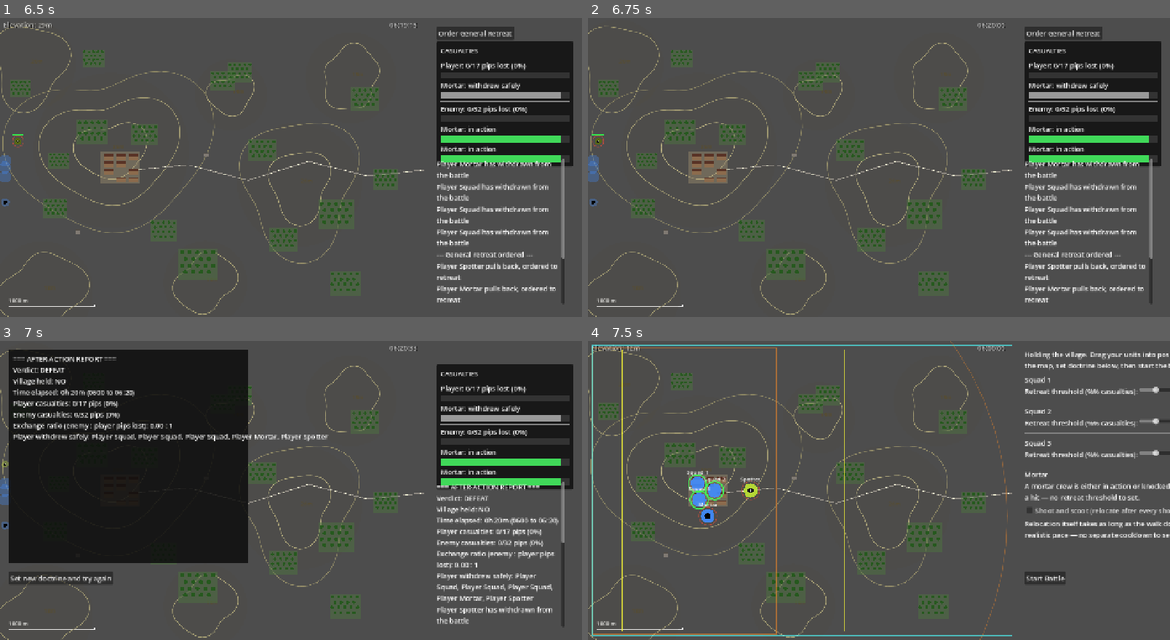
Above: before the commit, frames 1-4 (two rows, left to right).
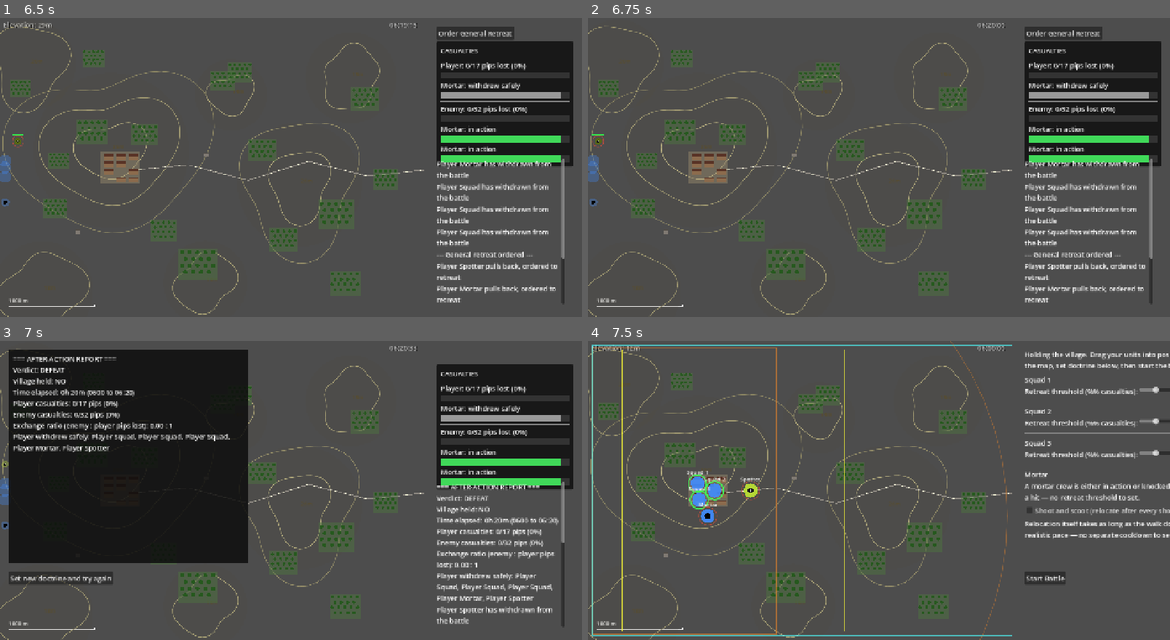
Above: after the commit, the same moments.

Repository: verybadcat/Drones
Game: Godot game, scene res://scenes/Main.tscn
Two runs of this game, one before a commit and one after it. Both use one fixed random seed, a clock stepped at 60 frames per second and the inputs below.
Inputs (mouse positions are in pixels of both pictures, inside the frame that each line leads up to):
- Up to frame 1 (6.5 s): click "Start Battle" at 0.5 s; click "Order General Retreat" at 1.25 s; click "Order General Retreat" at 2 s; click "Order General Retreat" at 2.75 s; move the mouse to (419, 152) at 3.52 s; click (419, 152) at 3.67 s; drag from (174, 182) to (261, 227) at 4.27 s; move the mouse to (349, 101) at 5.02 s; click (349, 101) at 5.17 s; drag from (261, 227) to (116, 122) at 5.77 s
- Up to frame 2 (6.75 s): move the mouse to (1053, 212) at 6.52 s; click (1053, 212) at 6.67 s
- Up to frame 3 (7 s): no input
- Up to frame 4 (7.5 s): click "Set new doctrine and try again" at 7.25 s

Frames 1-2 are identical in both runs. In frame 3, 0.4% of the frame differs, in the area x 2-57%, y 31-38%; in frame 4, nothing differs.

Commit message:
Fix the AAR report text overflowing its background panel
The report Label was a direct child of the ColorRect background — a
bare Control, not a Container — so it never actually respected a width
smaller than its own natural (unwrapped) content size; autowrap_mode
never got a chance to apply because the label kept re-expanding past
its intended 540px box on a long casualty list.

Wrapped it in a ScrollContainer (horizontal scrolling disabled),
matching the pattern combat_log.gd already uses: a real Container
forces the child's width from the outside, so the label now genuinely
wraps and stays inside its panel, with vertical scrolling as a
safety net if a report ever runs long.

Co-Authored-By: Claude Sonnet 5 <noreply@anthropic.com>

Diff:
--- a/scripts/main.gd
+++ b/scripts/main.gd
@@ -172,13 +172,26 @@
 	report_background.size = Vector2(560, 500)
 	add_child(report_background)
 
+	# A bare Label outside any Container never actually respects a width
+	# smaller than its own natural (unwrapped) content size — custom_min_size
+	# can only raise a control's minimum, never cap it below that, so the
+	# report's longest line (e.g. a full "Enemy withdrew: ..." list) forced
+	# the label wider than this box regardless of autowrap_mode. A
+	# ScrollContainer is a real Container: it assigns the label's width from
+	# the outside and clips anything that still doesn't fit, exactly like
+	# CombatLog already does — so wrapping actually takes effect here too.
+	var report_scroll := ScrollContainer.new()
+	report_scroll.position = Vector2(10, 10)
+	report_scroll.custom_minimum_size = Vector2(540, 480)
+	report_scroll.size = report_scroll.custom_minimum_size
+	report_scroll.horizontal_scroll_mode = ScrollContainer.SCROLL_MODE_DISABLED
+	report_background.add_child(report_scroll)
+
 	var report_label := Label.new()
 	report_label.text = report_text
-	report_label.position = Vector2(10, 10)
-	report_label.custom_minimum_size = Vector2(540, 480)
-	report_label.size = report_label.custom_minimum_size
+	report_label.size_flags_horizontal = Control.SIZE_EXPAND_FILL
 	report_label.autowrap_mode = TextServer.AUTOWRAP_WORD_SMART
-	report_background.add_child(report_label)
+	report_scroll.add_child(report_label)
 
 	restart_button = Button.new()
 	restart_button.text = "Set new doctrine and try again"
Not shown, changed: docs/designs/tactical-commander-doctrine.md
